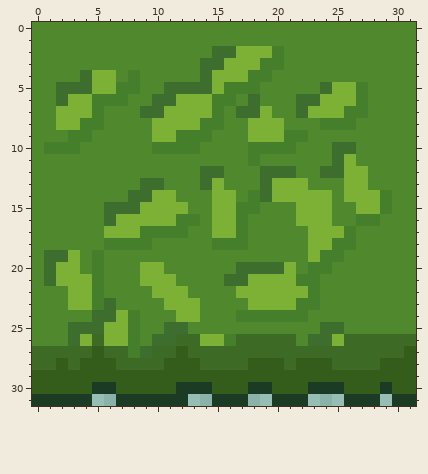
Pixel-art sprite -- assets/images/hedges/hedge_3.png. Above is the file before it was changed.
The file is 32x32 pixels.
After the commit:
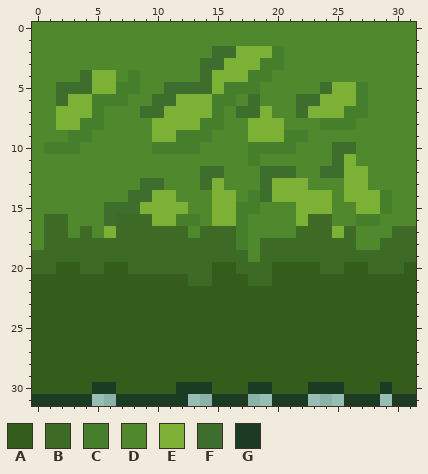
Palette (. is transparent): A #345d1c  B #3d6a24  C #467f2c  D #4f882d  E #7cb135  F #3d6e2d  G #1c3b25
Commit message: Made hedge walls appear higher (graphical change)
Edits made:
{"y":16,"x":1,"old":"DD","new":"BB"}
{"y":16,"x":7,"old":"EEE","new":"BBB"}
{"y":16,"x":23,"old":"EE","new":"BB"}
{"y":17,"x":1,"old":"DD","new":"BB"}
{"y":17,"x":4,"old":"D","new":"B"}
{"y":17,"x":7,"old":"EECCCC","new":"BBBBBB"}
{"y":17,"x":14,"old":"DEE","new":"BBB"}
{"y":17,"x":22,"old":"DEE","new":"BBB"}
{"y":17,"x":26,"old":"C","new":"B"}
{"y":17,"x":30,"old":"DD","new":"BB"}
{"y":18,"x":1,"old":"DDDDDCCCCDDDDDCC","new":"BBBBBBBBBBBBBBBB"}
{"y":18,"x":19,"old":"DDDDEECC","new":"BBBBBBBB"}
{"y":18,"x":29,"old":"DDD","new":"BBB"}
{"y":19,"x":0,"old":"DFFEDCDDDDDDDDDDDD","new":"BBBBBBBBBBBBBBBBBB"}
{"y":19,"x":19,"old":"DDDDECCDDDDDD","new":"BBBBBBBBBBBBB"}
{"y":20,"x":0,"old":"DFEEDCDDDEEDDDDDDFFFFEDCCDDDDDDD","new":"BBAABBAABBBBBBBAABBBAAAABBAABBBA"}
{"y":21,"x":0,"old":"DFEEECDDDEEEDDDDFFEEEECCDDDDDDDD","new":"AAAAAAAAAAAAABBAAABBAAAAAAAAAAAA"}
{"y":22,"x":0,"old":"DDDEECDDDDEEEDDDDEEEEEECDDDDDDDD","new":"AAAAAAAAAAAAAAAAAAAAAAAAAAAAAAAA"}
{"y":23,"x":0,"old":"DDDEECFDDDDEEEDDDDEEEECCDDDDDDDD","new":"AAAAAAAAAAAAAAAAAAAAAAAAAAAAAAAA"}
{"y":24,"x":0,"old":"DDDDDFFECDDDEEDDDCCCCCCDDDDDDDDD","new":"AAAAAAAAAAAAAAAAAAAAAAAAAAAAAAAA"}
{"y":25,"x":0,"old":"DDDFFFEECDDFFDDDDDDDDDDDFFDDDDDD","new":"AAAAAAAAAAAAAAAAAAAAAAAAAAAAAAAA"}
{"y":26,"x":0,"old":"DDDFEBEECDFFBBEECBBBBBDFFEBBBBBB","new":"AAAAAAAAAAAAAAAAAAAAAAAAAAAAAAAA"}
{"y":27,"x":0,"old":"BBBBB","new":"AAAAA"}
{"y":27,"x":6,"old":"BBCFBB","new":"AAAAAA"}
{"y":27,"x":13,"old":"BBBBBBBBBBBBBBBBBB","new":"AAAAAAAAAAAAAAAAAA"}
{"y":28,"x":0,"old":"BB","new":"AA"}
{"y":28,"x":3,"old":"B","new":"A"}
{"y":28,"x":7,"old":"BBBB","new":"AAAA"}
{"y":28,"x":14,"old":"BBBB","new":"AAAA"}
{"y":28,"x":21,"old":"B","new":"A"}
{"y":28,"x":25,"old":"BBBB","new":"AAAA"}
{"label":"changed","picture_box":[32,214,416,370]}
